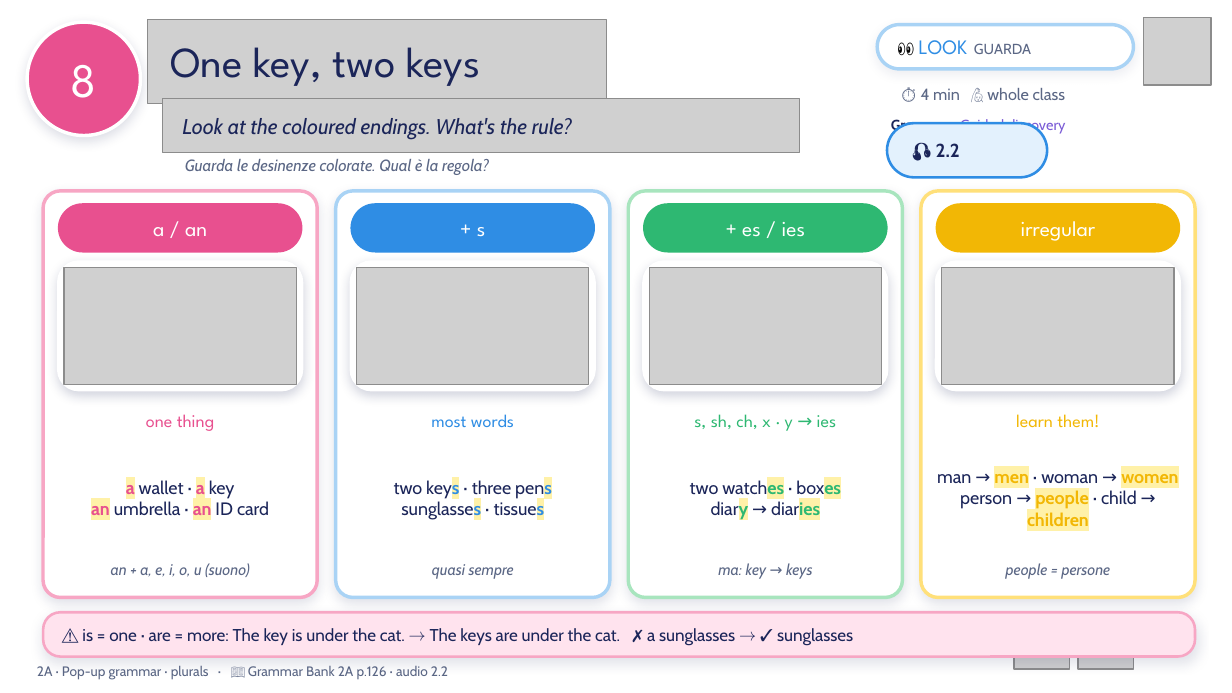
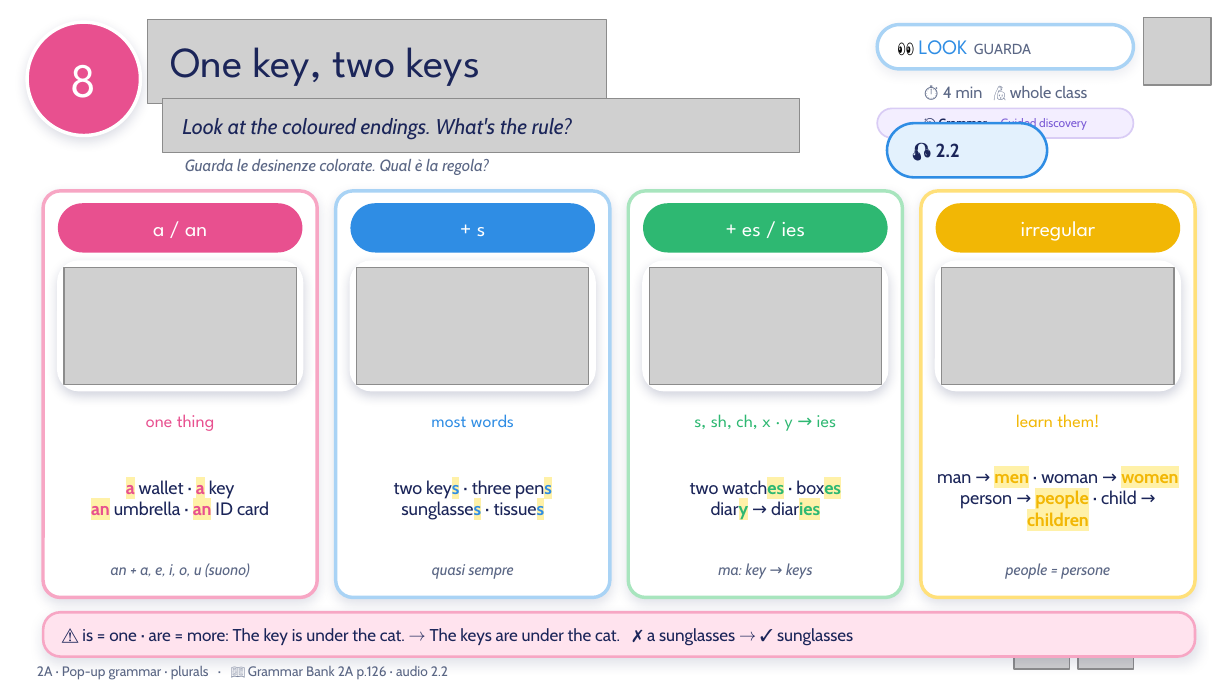
Before and after one commit to londonlanguageschool/Bagheria-, a slide deck: slide 8 of materials/EFE/EFE_2A_Tidy_or_untidy.pptx. Drawn at 1232x693 pixels with LibreOffice and Linux fonts; fonts in the diff are those of the drawing; grey boxes stand for pictures; background and template pictures are left out. Boxes give left, top, right and bottom in pixels: in the first picture for what was removed or moved away, otherwise in the second. Text is boxed around its words. In the diff, an @@ line names an element or a change of style, - is before the commit and + after.

```diff
--- a/materials/EFE/EFE_2A_Tidy_or_untidy.pptx
+++ b/materials/EFE/EFE_2A_Tidy_or_untidy.pptx
@@ text "⏱ 4 min 🙋 whole ..." moved from (x1=921, y1=88, x2=1065, y2=100) to (x1=943, y1=86, x2=1087, y2=98) @@
@@ text "⏱ 4 min 🙋 whole ..." at (x1=943, y1=86, x2=1087, y2=98): alignment left to centre @@
@@ rounded rectangle "🎯 Grammar · Guided discovery" resized from (x1=891, y1=119, x2=1065, y2=134) to (x1=877, y1=108, x2=1133, y2=138) @@
@@ rounded rectangle "🎯 Grammar · Guided discovery" at (x1=877, y1=108, x2=1133, y2=138): fill none to #F3EEFF; outline none to #D9CCF5 1 pt @@
@@ text in rounded rectangle at (x1=939, y1=118, x2=1087, y2=131): text changed; size 8.5 to 7 pt @@
-Grammar · Guided discovery
+🎯 Grammar · Guided discovery
```
Also in this commit, not shown: 16 other slides changed, 1 other file.
